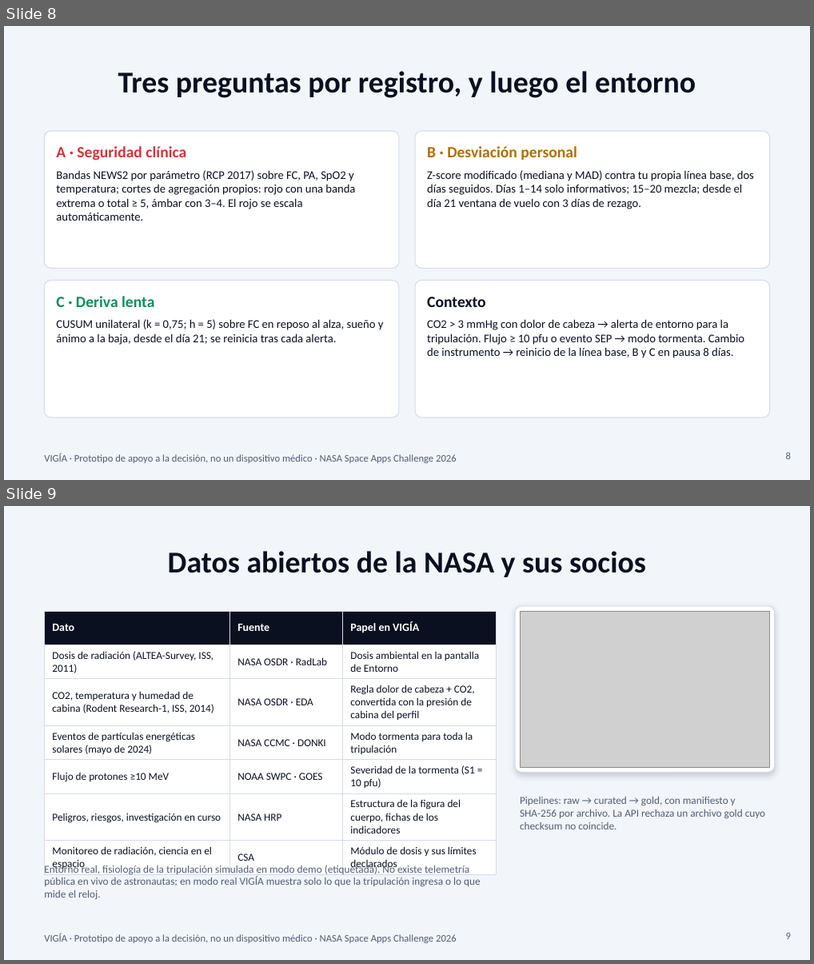
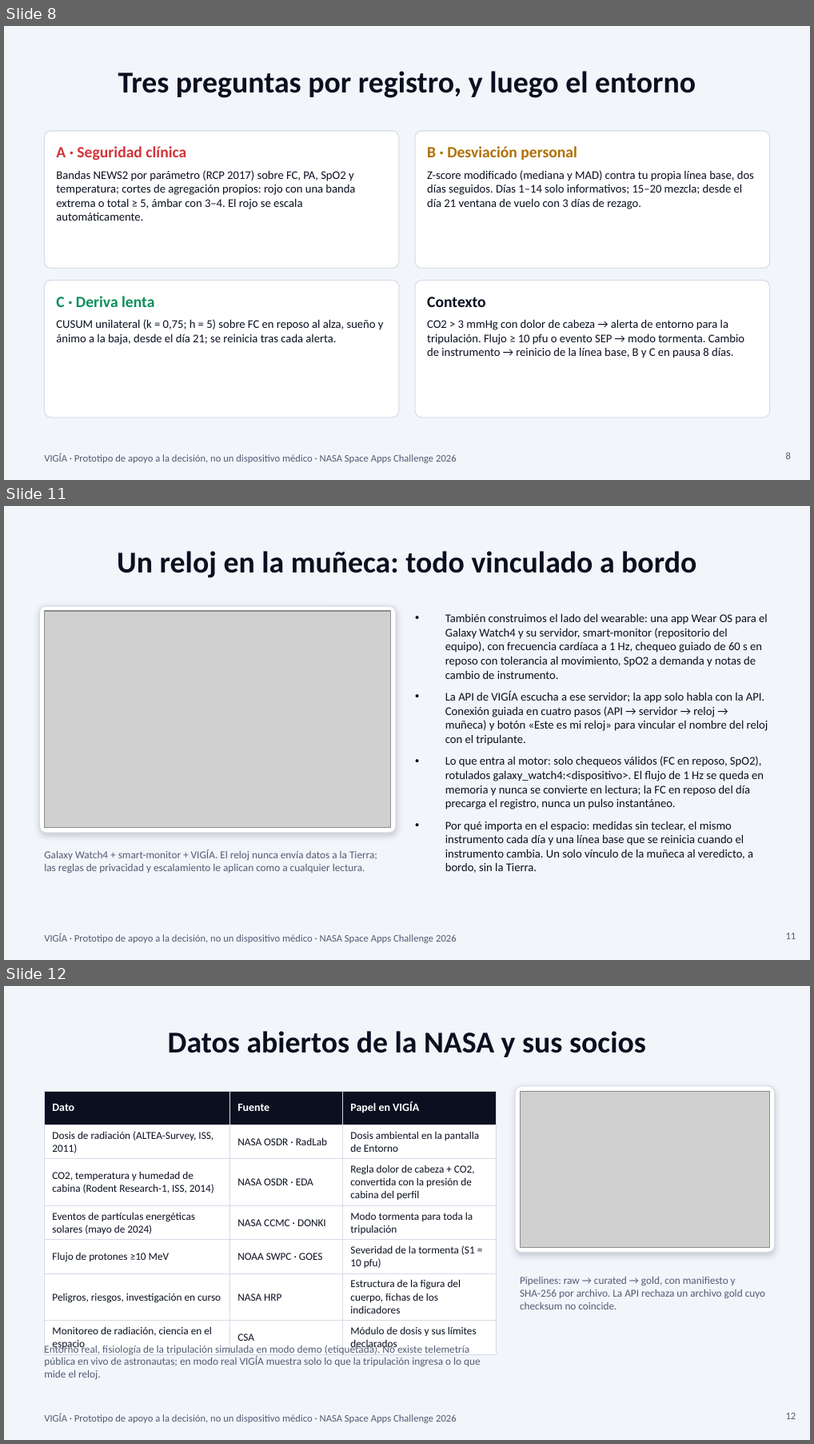
Before and after one commit to RazeZor/Proyecto-nasa-Create-Health-Monitoring-Software-for-Astronauts-on-Space-Missions, a slide deck: auditoria/VIGIA-pitch-es.pptx. Shown one above the other, each under a label of ours: slides 8 and 9 before the commit, slides 8, 11 and 12 after it; the slides between them are not shown. The pictures are 814x964 and 814x1444 pixels, drawn with LibreOffice and Linux fonts; fonts in the diff are those of the drawing; grey boxes stand for pictures; background and template pictures are left out. Boxes give left, top, right and bottom in pixels: in the first picture for what was removed or moved away, otherwise in the second. Text is boxed around its words. In the diff, an @@ line names an element or a change of style, - is before the commit and + after.

```diff
--- a/auditoria/VIGIA-pitch-es.pptx
+++ b/auditoria/VIGIA-pitch-es.pptx
@@ slide 11 added at [4, 506, 810, 960], background #F2F5FA; not listed: 1 template element that a slide beside it also shows @@
@@ title added at [117, 551, 697, 578], 27 pt, text #0B1020, bold @@
+Un reloj en la muñeca: todo vinculado a bordo
@@ rounded rectangle added at [39, 606, 396, 832], fill #FFFFFF, outline #D5DBE7 0.75 pt @@
@@ picture added at [44, 611, 391, 828] @@
@@ text added at [446, 613, 769, 872], 10.5 pt, text #0B1020 @@
+• También construimos el lado del wearable: una app Wear OS para el Galaxy Watch4 y su servidor, smart-monitor (repositorio del equipo), con frecuencia cardíaca a 1 Hz, chequeo guiado de 60 s en reposo con tolerancia al movimiento, SpO2 a demanda y notas de cambio de instrumento.
+• La API de VIGÍA escucha a ese servidor; la app solo habla con la API. Conexión guiada en cuatro pasos (API → servidor → reloj → muñeca) y botón «Este es mi reloj» para vincular el nombre del reloj con el tripulante.
+• Lo que entra al motor: solo chequeos válidos (FC en reposo, SpO2), rotulados galaxy_watch4:<dispositivo>. El flujo de 1 Hz se queda en memoria y nunca se convierte en lectura; la FC en reposo del día precarga el registro, nunca un pulso instantáneo.
+• Por qué importa en el espacio: medidas sin teclear, el mismo instrumento cada día y una línea base que se reinicia cuando el instrumento cambia. Un solo vínculo de la muñeca al veredicto, a bordo, sin la Tierra.
@@ text added at [44, 849, 378, 872], 9.5 pt, text #525D75 @@
+Galaxy Watch4 + smart-monitor + VIGÍA. El reloj nunca envía datos a la Tierra; las reglas de privacidad y escalamiento le aplican como a cualquier lectura.
@@ page number added at [786, 932, 797, 939], 9 pt, text #525D75 @@
+11
@@ what was slide 9 is now slide 12 @@
@@ page number at [786, 1412, 797, 1419]: text changed @@
-9
+12
```
Also in this commit, not shown: 2 other slides added, 8 other files.
